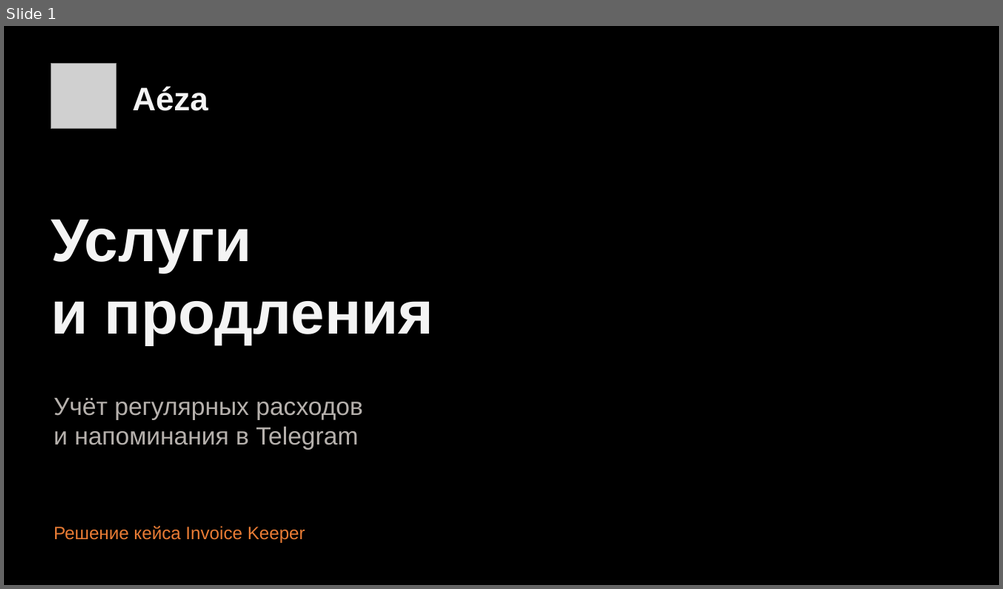
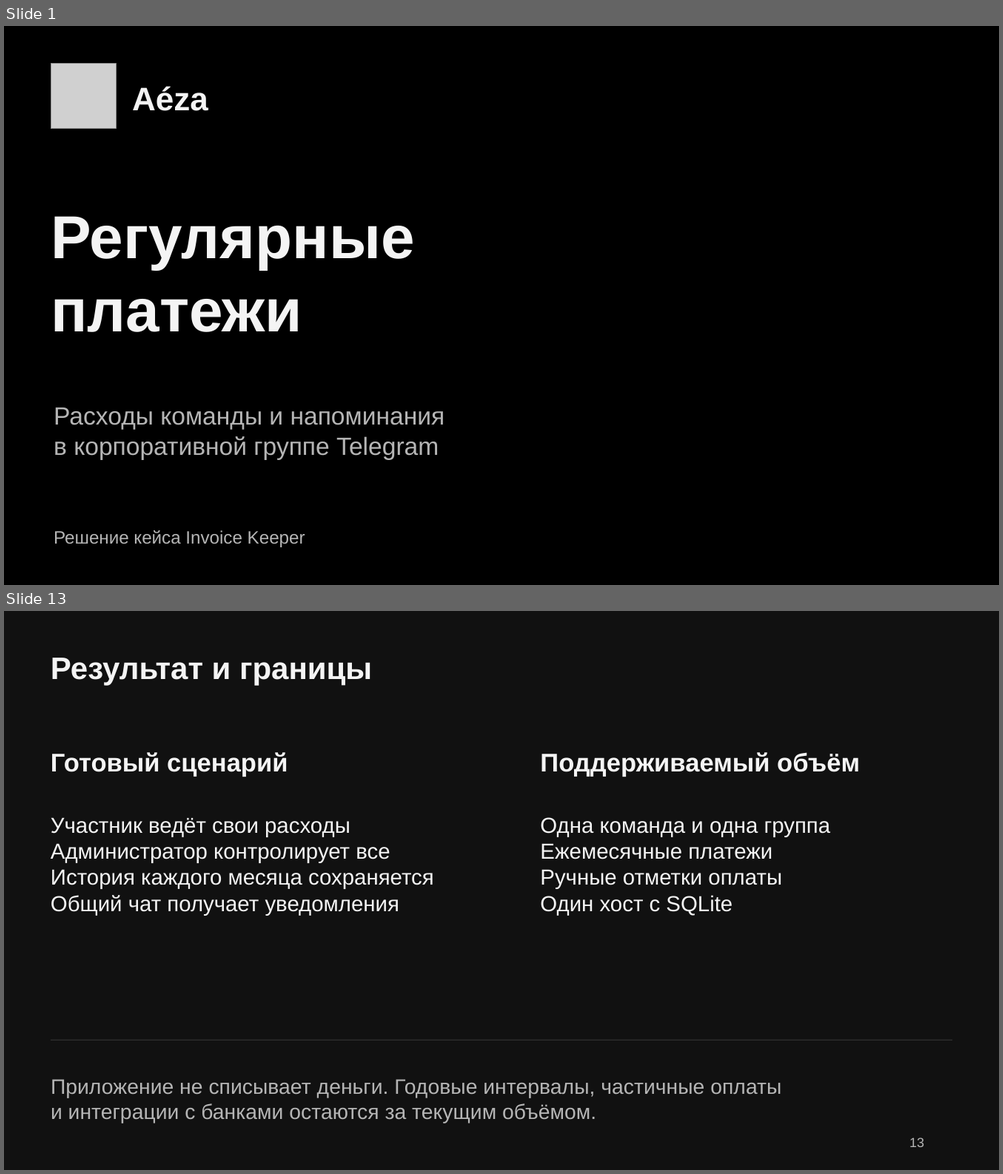
Before and after one commit to MadSparr0w0/aeza-renewals, a slide deck: deliverables/Rex_aeza_InvoiceKeeper.pptx. Shown one above the other, each under a label of ours: slide 1 before the commit, slides 1 and 13 after it; the slides between them are not shown. The pictures are 1003x589 and 1003x1174 pixels, drawn with LibreOffice and Linux fonts; fonts in the diff are those of the drawing; grey boxes stand for pictures. Boxes give left, top, right and bottom in pixels: in the first picture for what was removed or moved away, otherwise in the second. Text is boxed around its words. In the diff, an @@ line names an element or a change of style, - is before the commit and + after.

```diff
--- a/deliverables/Rex_aeza_InvoiceKeeper.pptx
+++ b/deliverables/Rex_aeza_InvoiceKeeper.pptx
@@ slide 13 added at bbox=[4, 611, 999, 1170], background #111111 @@
@@ text added at bbox=[51, 658, 372, 685], 30 pt, text #F4F4F4, bold @@
+Результат и границы
@@ text added at bbox=[51, 752, 287, 777], 24.8 pt, text #F4F4F4, bold @@
+Готовый сценарий
@@ text added at bbox=[540, 752, 859, 777], 24.8 pt, text #F4F4F4, bold @@
+Поддерживаемый объём
@@ text added at bbox=[51, 817, 434, 916], 21 pt, text #F4F4F4 @@
+Участник ведёт свои расходы
+Администратор контролирует все
+История каждого месяца сохраняется
+Общий чат получает уведомления
@@ text added at bbox=[540, 817, 831, 916], 21 pt, text #F4F4F4 @@
+Одна команда и одна группа
+Ежемесячные платежи
+Ручные отметки оплаты
+Один хост с SQLite
@@ rectangle added at bbox=[51, 1040, 951, 1041], fill #3B3B3B @@
@@ text added at bbox=[51, 1079, 781, 1124], 20.2 pt, text #B5B5B5 @@
+Приложение не списывает деньги. Годовые интервалы, частичные оплаты
+и интеграции с банками остаются за текущим объёмом.
@@ text added at bbox=[909, 1138, 924, 1147], 12.8 pt, text #B5B5B5 @@
+13
@@ slide 1 changed as well @@
@@ text at bbox=[51, 216, 415, 332]: text changed @@
-Услуги
-и продления
+Регулярные
+платежи
@@ text at bbox=[54, 408, 445, 460]: text changed; text colour #B6B1AD to #B5B5B5 @@
-Учёт регулярных расходов
-и напоминания в Telegram
+Расходы команды и напоминания
+в корпоративной группе Telegram
@@ text "Решение кейса Invoice Keeper" at bbox=[54, 531, 305, 548]: text colour #E97C35 to #B5B5B5 @@
```
Also in this commit, not shown: 6 other slides changed, 7 other slides added, 8 slides removed, 9 other files.
